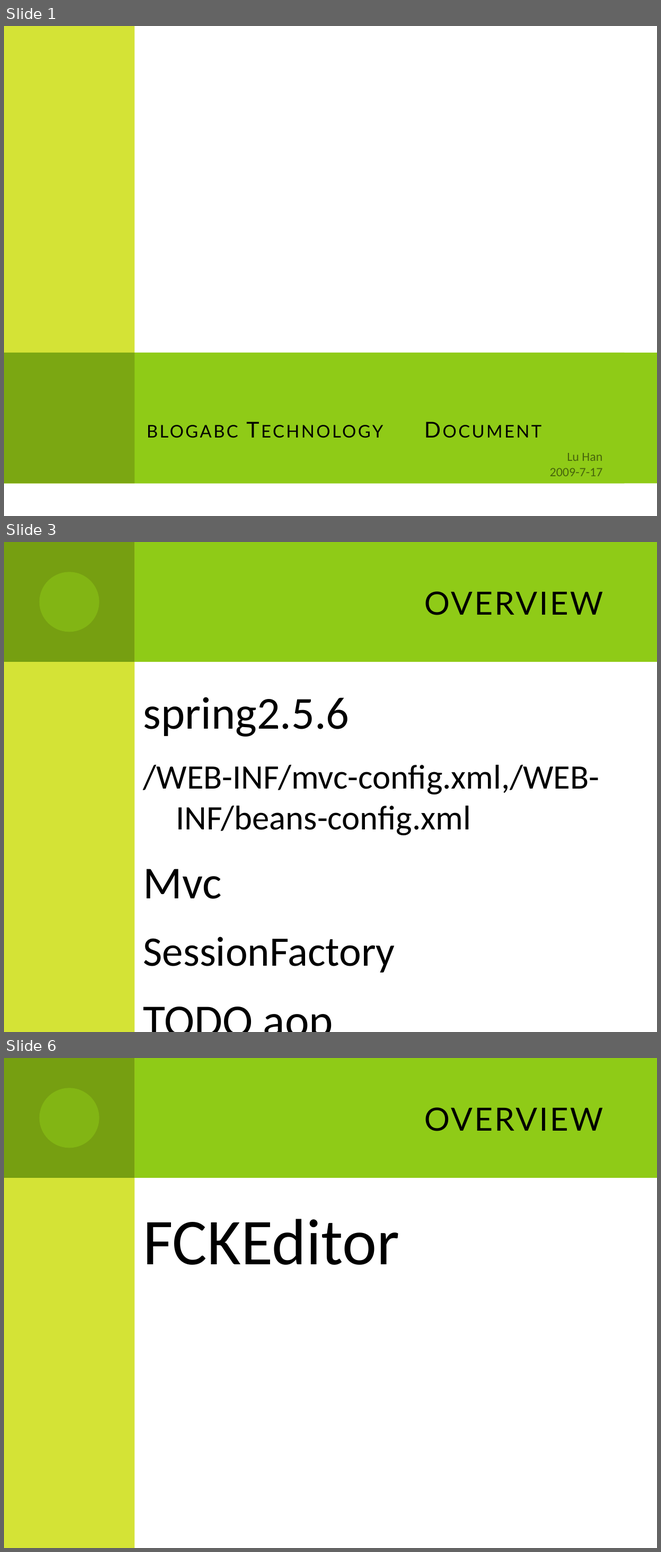
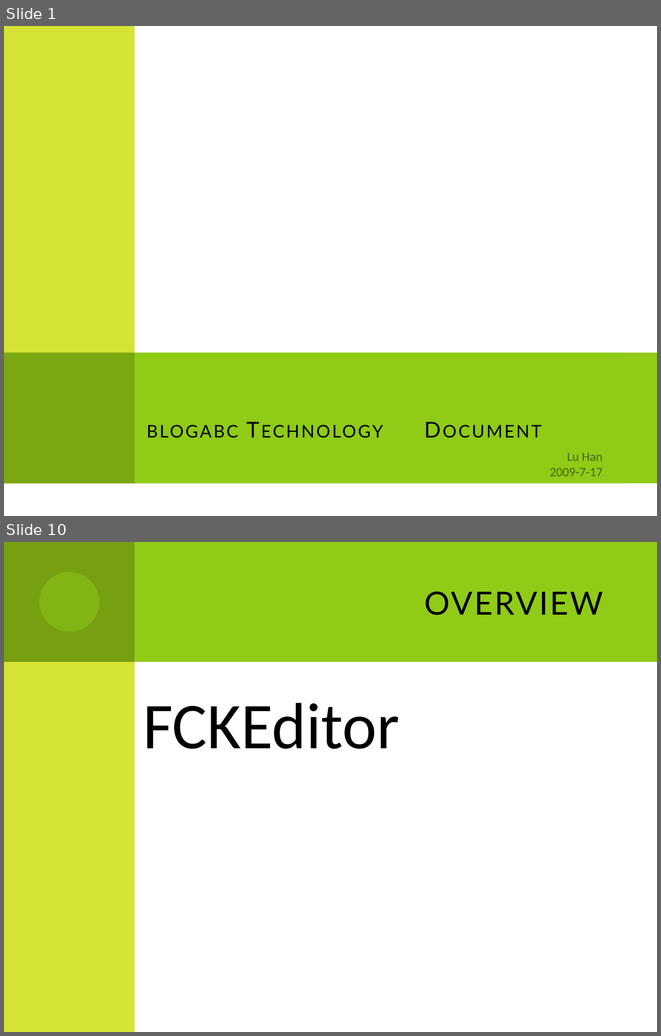
Before and after one commit to ivwsai/blogabc, a slide deck: doc/20090717/rvblog 技术文档.pptx. Shown one above the other, each under a label of ours: slides 1, 3 and 6 before the commit, slides 1 and 10 after it; the slides between them are not shown. The pictures are 661x1552 and 661x1036 pixels, drawn with LibreOffice and Linux fonts; fonts in the diff are those of the drawing. Boxes give left, top, right and bottom in pixels: in the first picture for what was removed or moved away, otherwise in the second. Text is boxed around its words. In the diff, an @@ line names an element or a change of style, - is before the commit and + after.

```diff
--- a/doc/20090717/rvblog 技术文档.pptx
+++ b/doc/20090717/rvblog 技术文档.pptx
@@ slide 3 removed at [4, 542, 657, 1032], background #FFFFFF; not listed: 4 template elements that a slide beside it also shows @@
@@ title removed at [424, 591, 603, 615] @@
-overview
@@ text removed at [143, 697, 600, 972] @@
-spring2.5.6
-/WEB-INF/mvc-config.xml,/WEB-INF/beans-config.xml
-Mvc
-SessionFactory
-TODO aop
@@ what was slide 6 is now slide 10 @@
```
Also in this commit, not shown: 4 slides changed, 4 slides added, 1 other slide removed.
